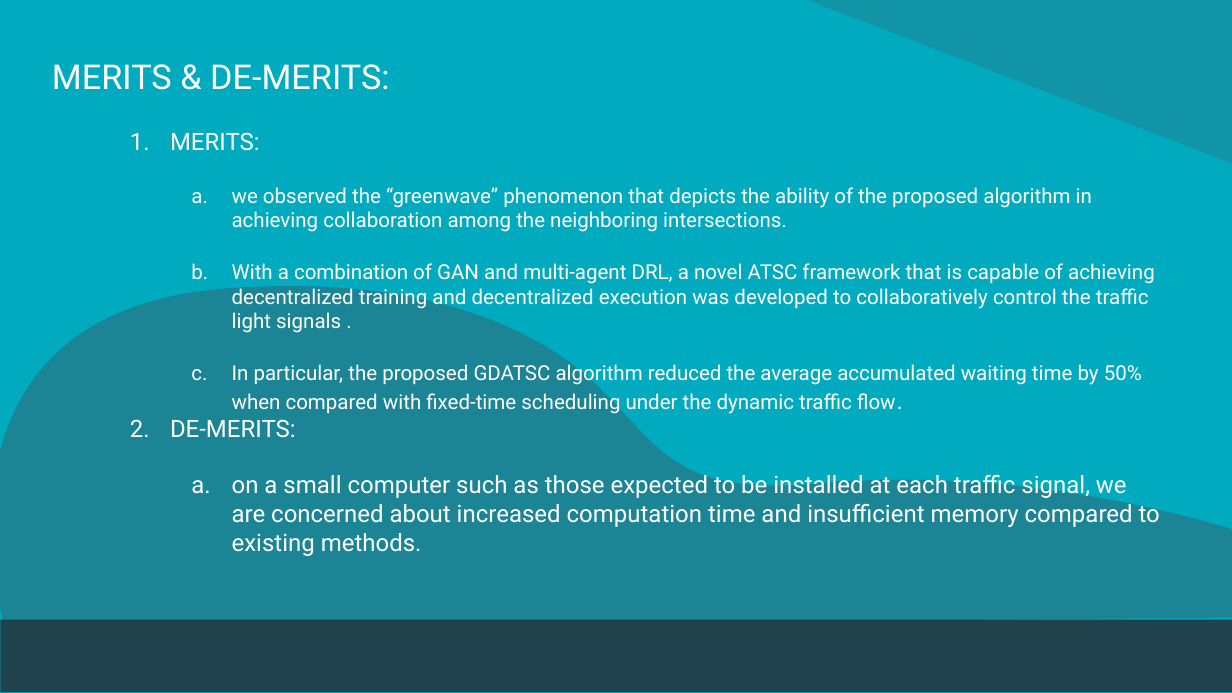
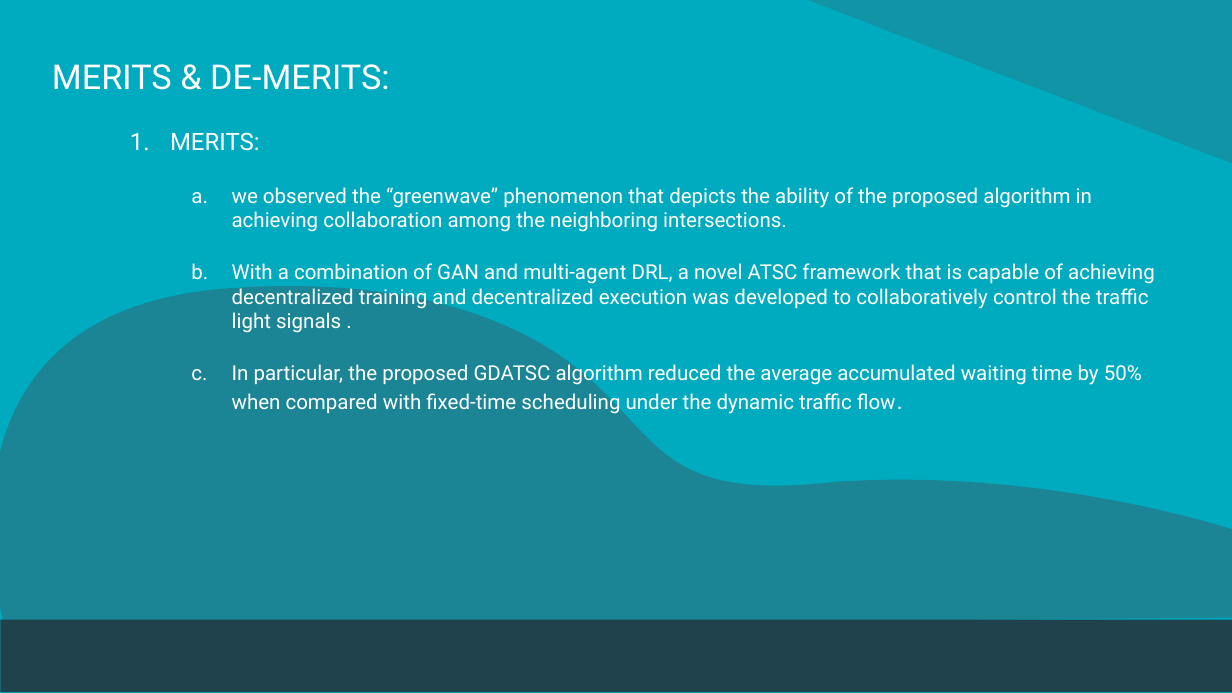
Before and after one commit to Namasivaayam-L/ResearchLab, a slide deck: slide 11 of Automatic Traffic Signal Control System.pptx (slide 9 before the commit). Drawn at 1232x693 pixels with LibreOffice and Linux fonts; fonts in the diff are those of the drawing. Boxes give left, top, right and bottom in pixels: in the first picture for what was removed or moved away, otherwise in the second. Text is boxed around its words. In the diff, an @@ line names an element or a change of style, - is before the commit and + after.

Commit message:
updated ppt

```diff
--- a/Automatic Traffic Signal Control System.pptx
+++ b/Automatic Traffic Signal Control System.pptx
@@ text at (x1=170, y1=419, x2=1160, y2=556): paragraphs removed @@
-2. DE-MERITS:
-  a. on a small computer such as those expected to be installed at each traffic signal, we are concerned about increased computation time and insufficient memory compared to existing methods.
```
Also in this commit, not shown: 1 other file.
